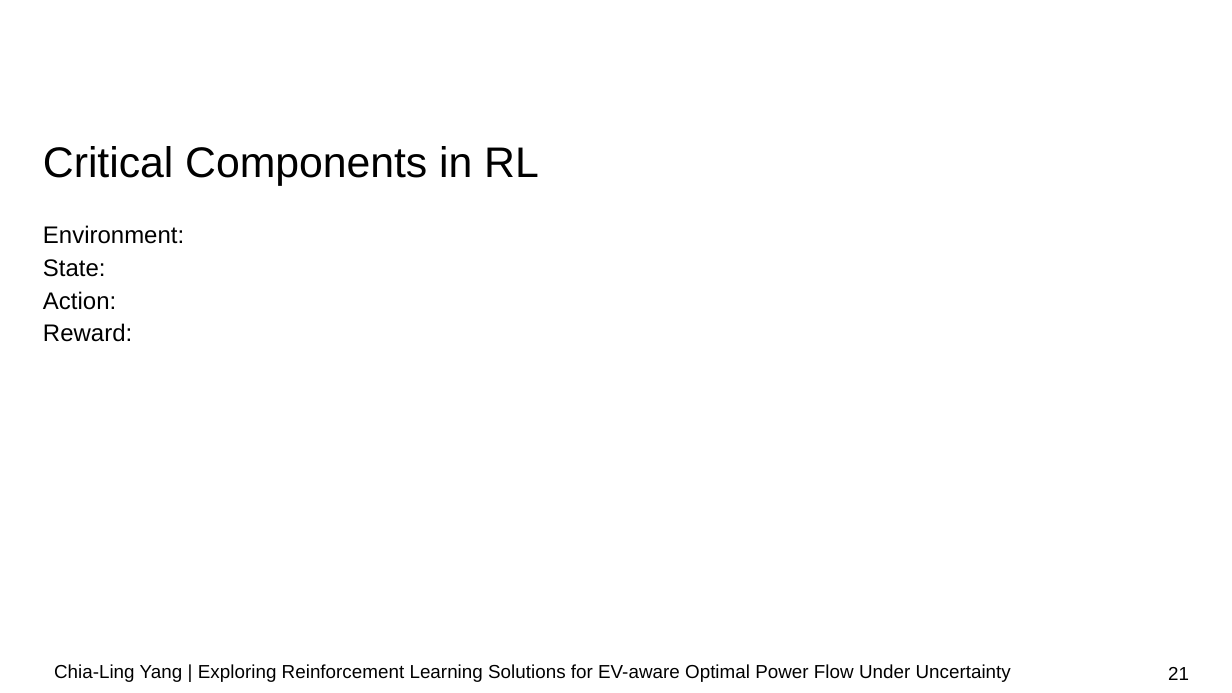
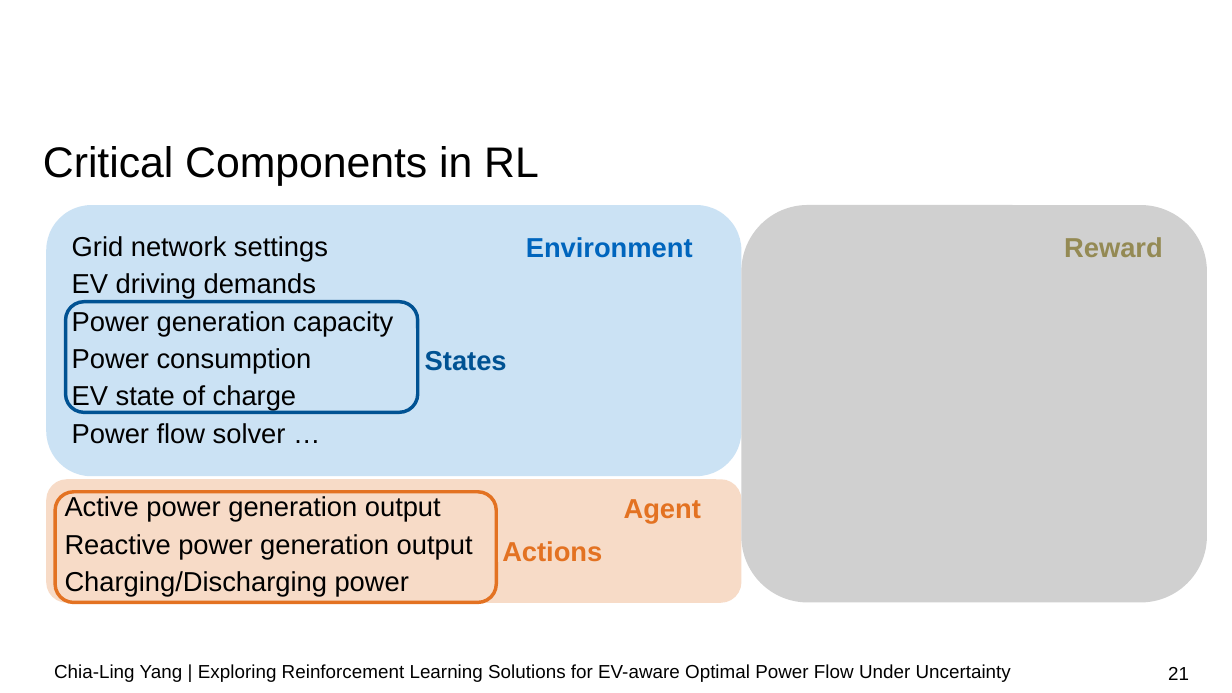
Before and after one commit to chialingyang7718/RL_OPF_EVaware, a slide deck: slide 21 of Mid-term Presentation.pptx. Drawn at 1232x693 pixels with LibreOffice and Linux fonts; fonts in the diff are those of the drawing; grey boxes stand for pictures; background and template pictures are left out. Boxes give left, top, right and bottom in pixels: in the first picture for what was removed or moved away, otherwise in the second. Text is boxed around its words. In the diff, an @@ line names an element or a change of style, - is before the commit and + after.

Commit message:
updated slides

```diff
--- a/Mid-term Presentation.pptx
+++ b/Mid-term Presentation.pptx
@@ picture added at box(742, 205, 1207, 602) @@
@@ text removed at box(43, 225, 184, 342) @@
-Environment:
-State:
-Action:
-Reward:
@@ text added at box(1064, 237, 1163, 257), 16 pt, text #948A54, bold @@
+Reward
@@ group added at box(47, 205, 742, 476): 2 rounded rectangles, 2 texts @@
+Grid network settings
+EV driving demands
+Power generation capacity
+Power consumption
+EV state of charge
+Power flow solver …
+Environment
+States
@@ rounded rectangle added at box(47, 479, 742, 602), fill #E37222 at 25% opacity, 16 pt, text #000000 @@
+Active power generation output
+Reactive power generation output
+Charging/Discharging power
@@ rounded rectangle added at box(55, 492, 496, 602), outline #E37222 2 pt @@
@@ text added at box(624, 499, 701, 524), 16 pt, text #E37222, bold @@
+Agent
@@ text added at box(502, 541, 602, 562), 16 pt, text #E37222, bold @@
+Actions
```
Also in this commit, not shown: 8 other slides changed, 4 slides added, 1 slide removed.
